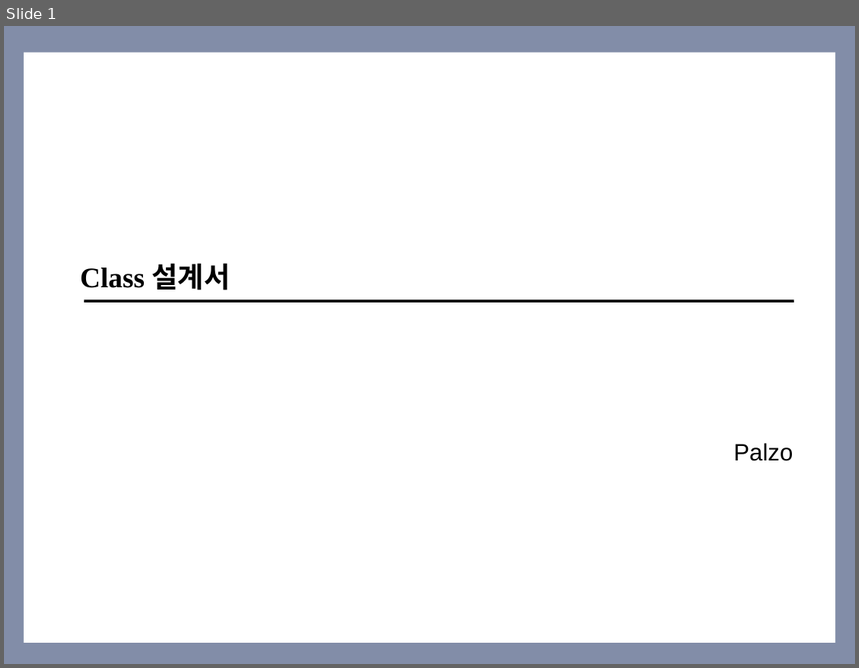
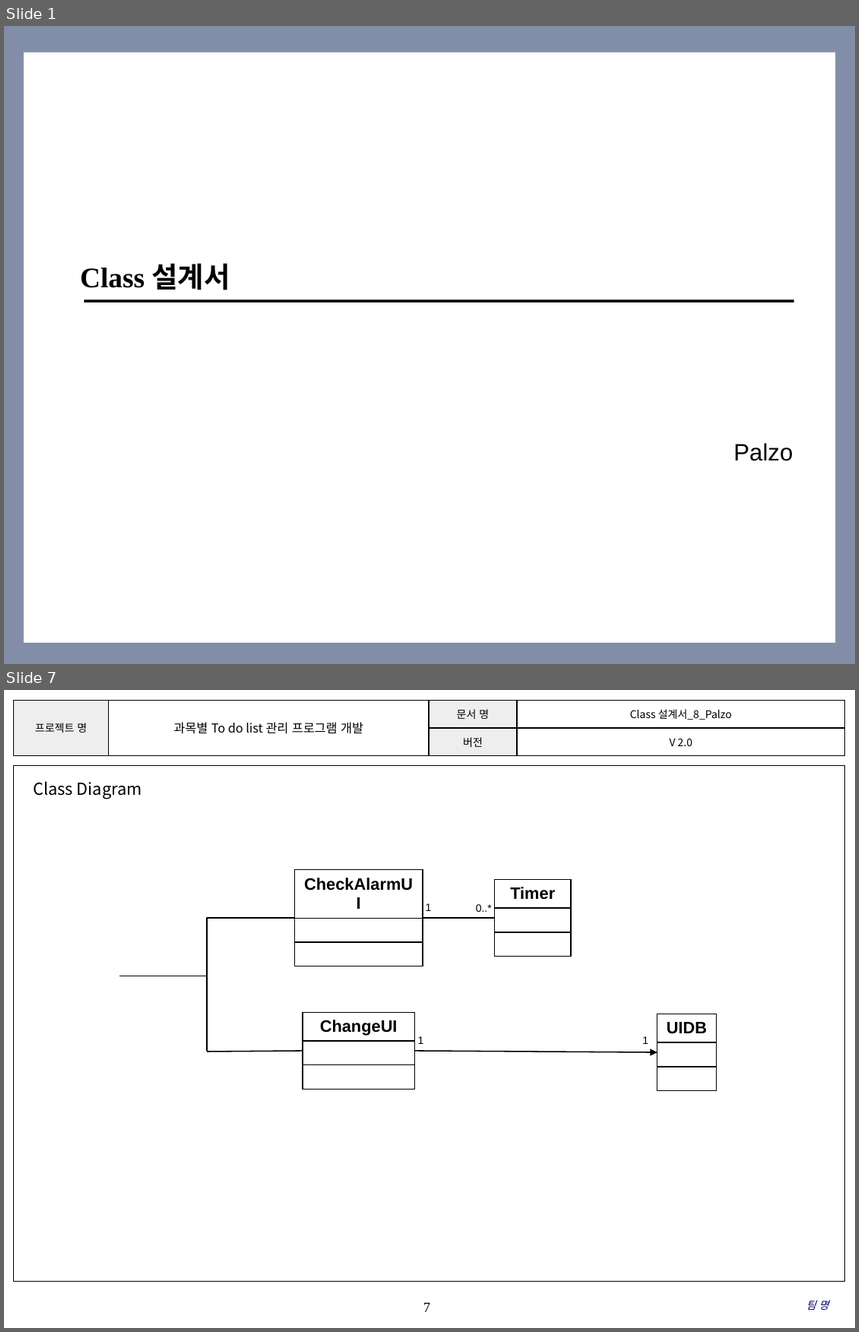
Before and after one commit to SMU-SE-Admin/18-1_8_PALZO_Doc, a slide deck: 03 설계/Class 설계서_8_Palzo.pptx. Shown one above the other, each under a label of ours: slide 1 before the commit, slides 1 and 7 after it; the slides between them are not shown. The pictures are 859x668 and 859x1332 pixels, drawn with LibreOffice and Linux fonts; fonts in the diff are those of the drawing; background and template pictures are left out. Boxes give left, top, right and bottom in pixels: in the first picture for what was removed or moved away, otherwise in the second. Text is boxed around its words. In the diff, an @@ line names an element or a change of style, - is before the commit and + after.

Commit message:
#1101 Class 설계서 작성
클래스 다이어그램 작성, 바운더리 클래스 수정

```diff
--- a/03 설계/Class 설계서_8_Palzo.pptx
+++ b/03 설계/Class 설계서_8_Palzo.pptx
@@ slide 7 added at box(4, 690, 855, 1328), background #FFFFFF @@
@@ table added at box(13, 700, 845, 755), 2 rows, 4 columns @@
+프로젝트 명 | 과목별 To do list 관리 프로그램 개발 | 문서 명 | Class 설계서_8_Palzo
+ |  | 버전 | V 2.0
@@ rectangle added at box(13, 766, 845, 1281), outline #000000 0.75 pt @@
@@ text added at box(33, 781, 142, 799), 14 pt, text #000000 @@
+Class Diagram
@@ table added at box(295, 869, 423, 966), 3 rows, 1 columns @@
+CheckAlarmUI
+
+
@@ table added at box(494, 880, 571, 957), 3 rows, 1 columns @@
+Timer
+
+
@@ text added at box(426, 904, 432, 911), 9 pt, text #000000 @@
+1
@@ text added at box(476, 904, 492, 912), 9 pt, text #000000 @@
+0..*
@@ elbow line added from (295, 918) to (119, 976), #000000 1 pt @@
@@ line added from (423, 918) to (494, 918), #000000 1 pt @@
@@ line added from (207, 976) to (207, 1051), #000000 1 pt @@
@@ table added at box(303, 1012, 415, 1089), 3 rows, 1 columns @@
+ChangeUI
+
+
@@ table added at box(658, 1015, 716, 1091), 3 rows, 1 columns @@
+UIDB
+
+
@@ line added from (207, 1052) to (303, 1051), #000000 1 pt @@
@@ arrow added from (415, 1051) to (658, 1053), #000000 1 pt @@
@@ text added at box(418, 1037, 424, 1044), 9 pt, text #000000 @@
+1
@@ text added at box(642, 1037, 648, 1044), 9 pt, text #000000 @@
+1
@@ page number added at box(424, 1303, 430, 1312), 12 pt, text #000000 @@
+7
@@ text added at box(807, 1301, 829, 1310), 9 pt, text #000066, italic @@
+팀 명
```
Also in this commit, not shown: 8 slides changed, 4 other slides added.
